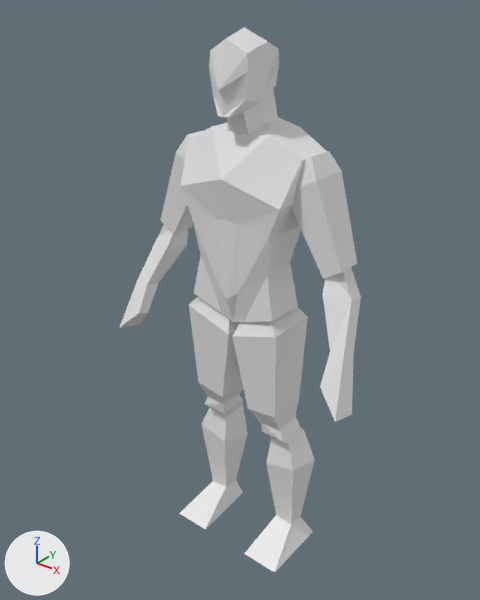
The Blender file body1-rigging.blend, before and after one commit.
One viewpoint serves both versions: a 50 mm lens placed at (1.288, -1.654, 2.043), pointed at (-0.032, -0.005, 1.021). The lights are fixed; the arrows at lower left show +X, +Y and +Z.
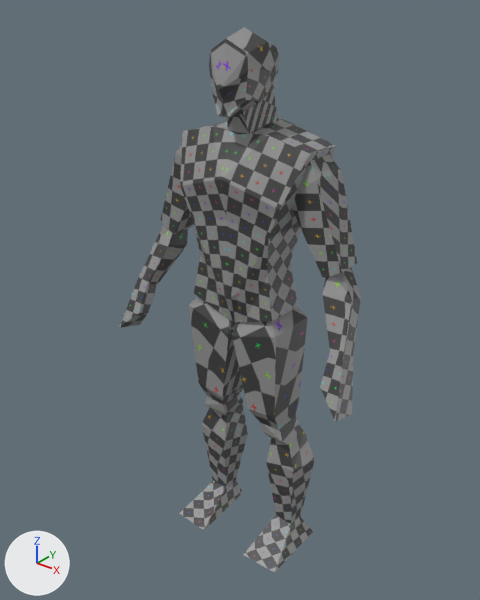
Location of each change, (x1, y1, x2, y2) in pixels of the pictures (480 x 600 px; the box of a moved part takes in the faces that stretch with it):
'Cube', reshaped
    before: (119, 27, 361, 572)
    after: (119, 27, 361, 573)
part 1 of me_cube_001, moved or reshaped
    before: (176, 127, 341, 210)
    after: (176, 122, 341, 210)
part 2 of me_cube_001, moved or reshaped
    before: (179, 480, 291, 572)
    after: (179, 480, 291, 573)
part 3 of me_cube_001, recoloured
    both: (119, 27, 361, 572)

The edits, one by one:
Picture 'Untitled' (img_untitled) is new.
Material 'Material.003' (mat_material_003) is new.
Its texture is img_untitled.
me_cube_001 is used by ob_cube; location (0.0, 0.0, 0.0).
Verts and faces of me_cube_001; kept vertices keep their numbers, new ones are numbered from 132.
Before the commit, vertices of me_cube_001: 1 (0.22, 0.11, 1.56), 3 (0.22, -0.03, 1.56) at pixel (302, 160), 5 (0.0, -0.05, 1.62) at pixel (238, 132), 8 (0.2, -0.11, 1.43) at pixel (279, 209), 17 (0.0, -0.14, 1.49) at pixel (220, 179).
Before the commit, vertices of me_cube_001: 25 (0.25, -0.02, 1.57) at pixel (311, 156), 27 (0.25, 0.08, 1.57) at pixel (329, 150), 88 (0.11, -0.05, 1.62) at pixel (268, 135), 97 (0.06, -0.13, 1.47) at pixel (237, 187).
Before the commit, vertices of me_cube_001: 80 (0.13, 0.02, 0.1) at pixel (276, 514), 84 (0.1, -0.15, 0.01) at pixel (244, 553), 98 (0.13, 0.02, 0.1) at pixel (276, 514), 99 (0.1, -0.15, 0.01) at pixel (244, 553).
me_cube_001 had 132 vertices, 113 faces and spanned x 0.0..0.48, y -0.19..0.15, z 0.01..1.91.
me_cube_001 now has 133 vertices, 113 faces and spans x 0.0..0.48, y -0.19..0.15, z 0.01..1.91.
Part 1, on me_cube_001:
Faces deleted: (3, 8, 97, 88), (5, 88, 97, 17).
Vertex 1 moves to (0.25, 0.11, 1.58), pixel (335, 145).
Vertex 3 moves to (0.25, -0.03, 1.59), pixel (310, 153).
Vertex 25 moves to (0.23, -0.02, 1.57).
Vertex 27 moves to (0.23, 0.08, 1.57).
New vertex 132 is at (0.11, -0.05, 1.62), pixel (268, 135).
New vertex 133 is at (0.25, -0.03, 1.59), pixel (310, 153).
New faces: (8, 97, 132, 133), (5, 132, 97, 17).
Part 2, on me_cube_001:
Vertices deleted: 99 (with the faces that use them).
Vertex 84 moves to (0.1, -0.15, 0.01), pixel (242, 554).
New faces: (80, 98, 84).
me_cube_001 part 3: 110 faces spanning x 0.0..0.48, y -0.19..0.15, z 0.01..1.91 switch from no material to mat_material_003 (picture img_untitled).
